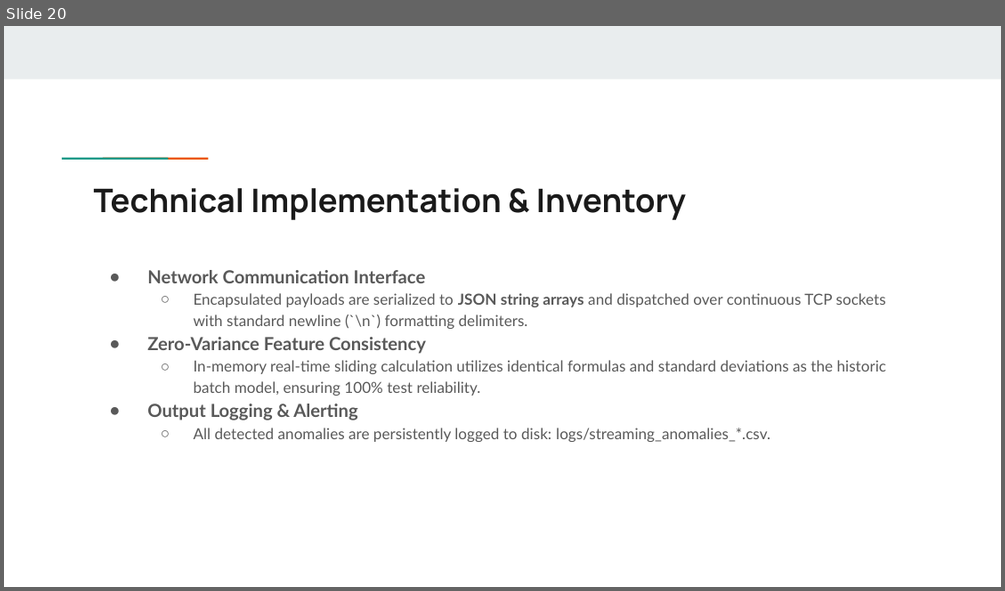
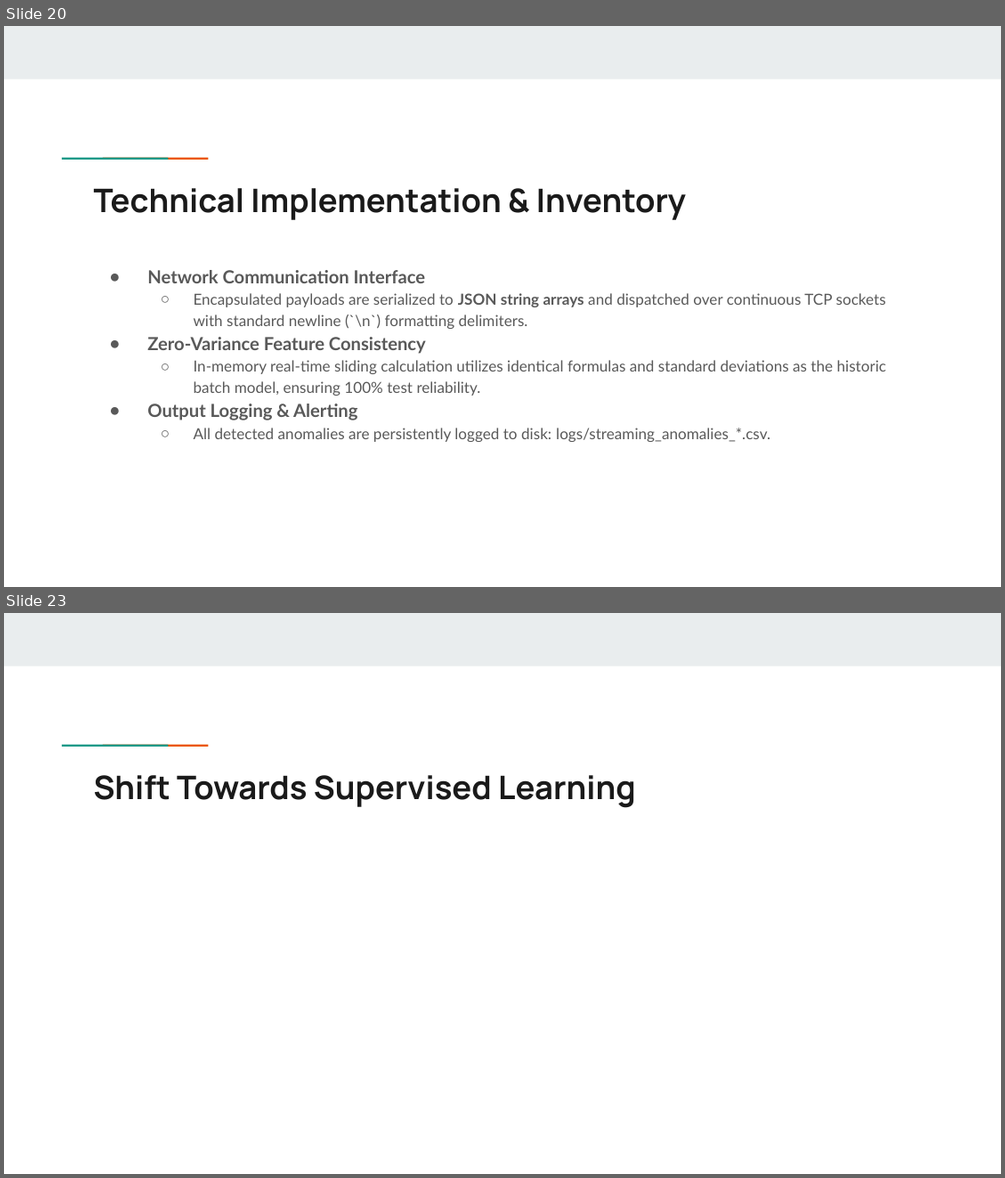
Before and after one commit to kudlamolka/Mtech_FYP, a slide deck: Presentation Slides/FYP Presentation.pptx. Shown one above the other, each under a label of ours: slide 20 before the commit, slides 20 and 23 after it; the slides between them are not shown. The pictures are 1005x591 and 1005x1178 pixels, drawn with LibreOffice and Linux fonts; fonts in the diff are those of the drawing. Boxes give left, top, right and bottom in pixels: in the first picture for what was removed or moved away, otherwise in the second. Text is boxed around its words. In the diff, an @@ line names an element or a change of style, - is before the commit and + after.

Commit message:
Started Supervised Learning

```diff
--- a/Presentation Slides/FYP Presentation.pptx
+++ b/Presentation Slides/FYP Presentation.pptx
@@ slide 23 added at <box>4,613,1001,1174</box>, background #FFFFFF; not listed: 3 template elements that a slide beside it also shows @@
@@ title added at <box>94,775,636,808</box>, 23.4 pt, text #1A1A1A, bold @@
+Shift Towards Supervised Learning
```
Also in this commit, not shown: 2 other slides added, 1 slide removed, 7 other files.
